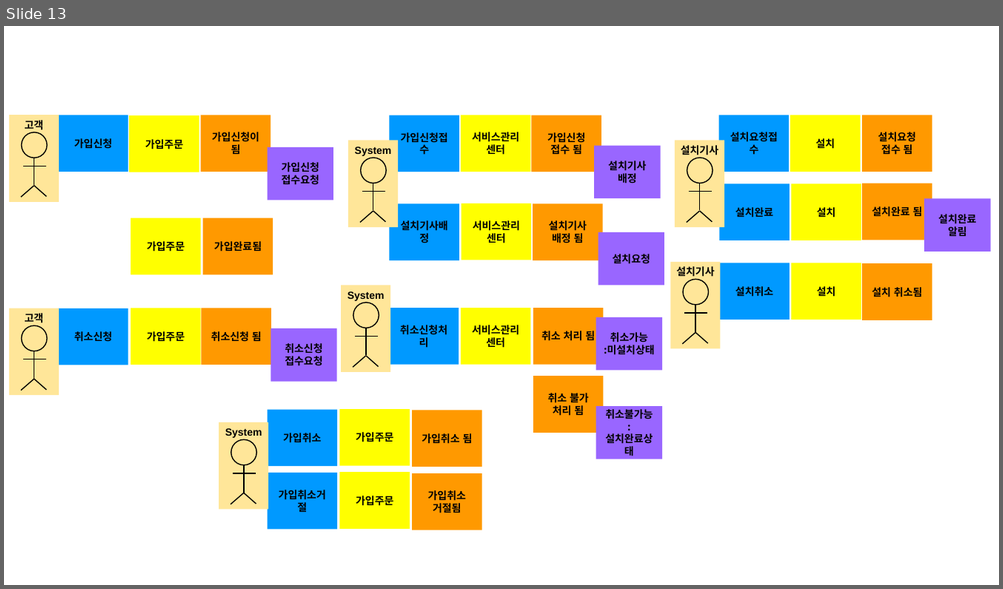
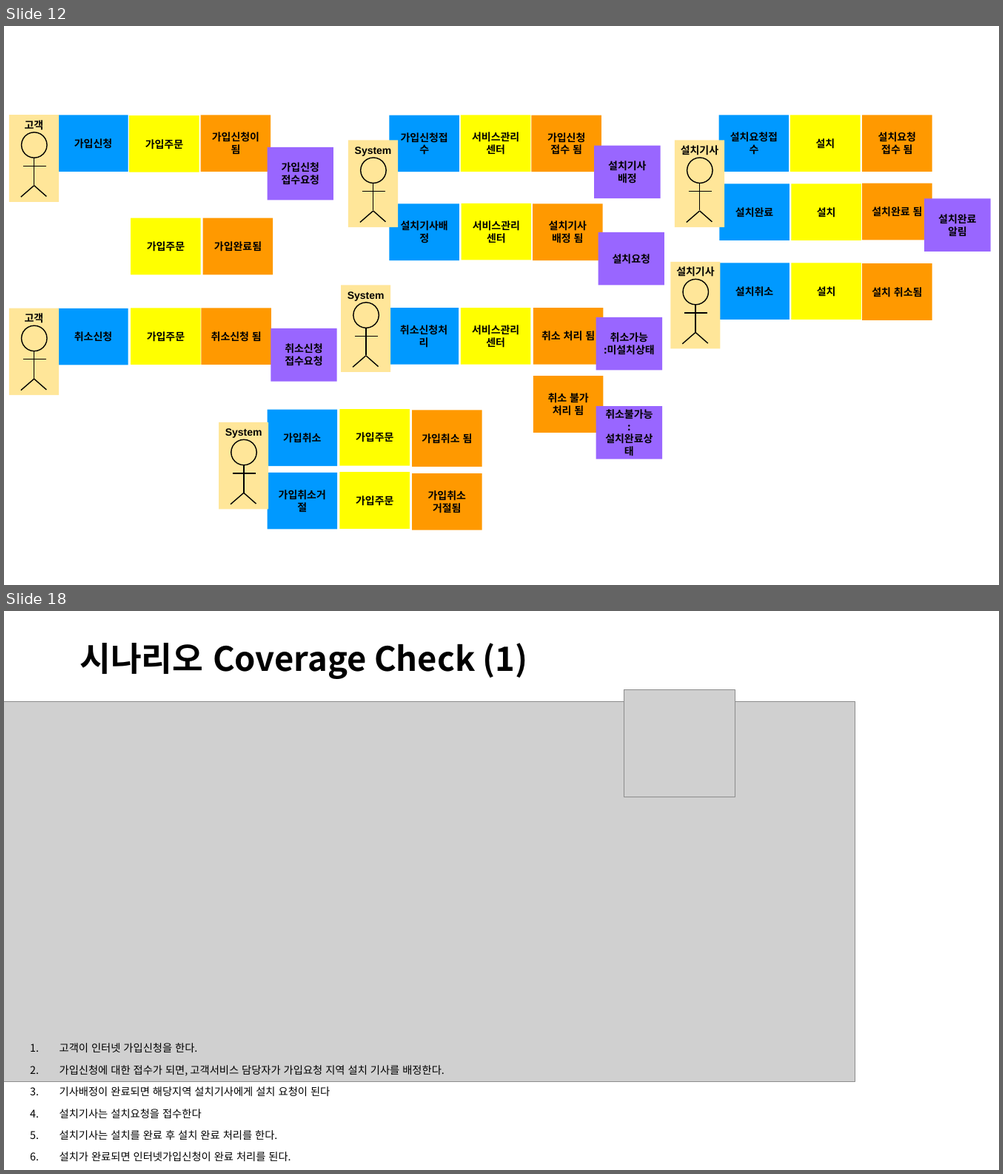
Before and after one commit to jisujin/ipTVShopProject, a slide deck: 실습프로젝트설계_ipTVShopProject.pptx. Shown one above the other, each under a label of ours: slide 13 before the commit, slides 12 and 18 after it; the slides between them are not shown. The pictures are 1003x589 and 1003x1174 pixels, drawn with LibreOffice and Linux fonts; fonts in the diff are those of the drawing; grey boxes stand for pictures. Boxes give left, top, right and bottom in pixels: in the first picture for what was removed or moved away, otherwise in the second. Text is boxed around its words. In the diff, an @@ line names an element or a change of style, - is before the commit and + after.

```diff
--- a/실습프로젝트설계_ipTVShopProject.pptx
+++ b/실습프로젝트설계_ipTVShopProject.pptx
@@ slide 18 added at <box>4,611,999,1170</box>, background #FFFFFF @@
@@ title added at <box>79,643,528,679</box>, 32.4 pt, text #000000, bold @@
+시나리오 Coverage Check (1)
@@ picture added at <box>624,690,735,797</box> @@
@@ picture added at <box>4,702,855,1082</box> @@
@@ text added at <box>60,1043,444,1162</box>, 10.2 pt, text #000000 @@
+1. 고객이 인터넷 가입신청을 한다.
+2. 가입신청에 대한 접수가 되면, 고객서비스 담당자가 가입요청 지역 설치 기사를 배정한다.
+3. 기사배정이 완료되면 해당지역 설치기사에게 설치 요청이 된다
+4. 설치기사는 설치요청을 접수한다
+5. 설치기사는 설치를 완료 후 설치 완료 처리를 한다.
+6. 설치가 완료되면 인터넷가입신청이 완료 처리를 된다.
@@ what was slide 13 is now slide 12 @@
```
Also in this commit, not shown: 9 slides changed, 8 other slides added, 5 slides removed.
